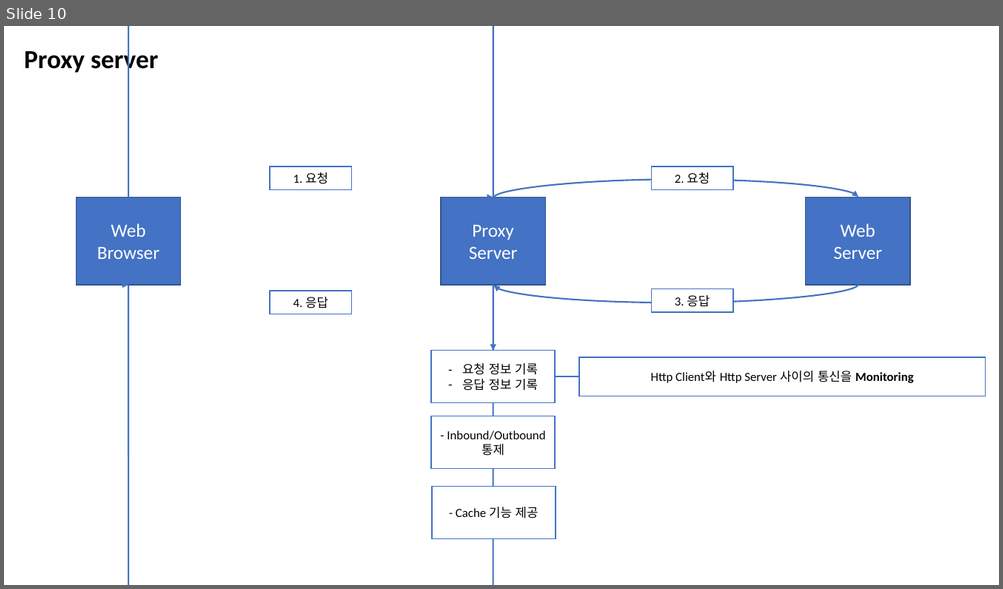
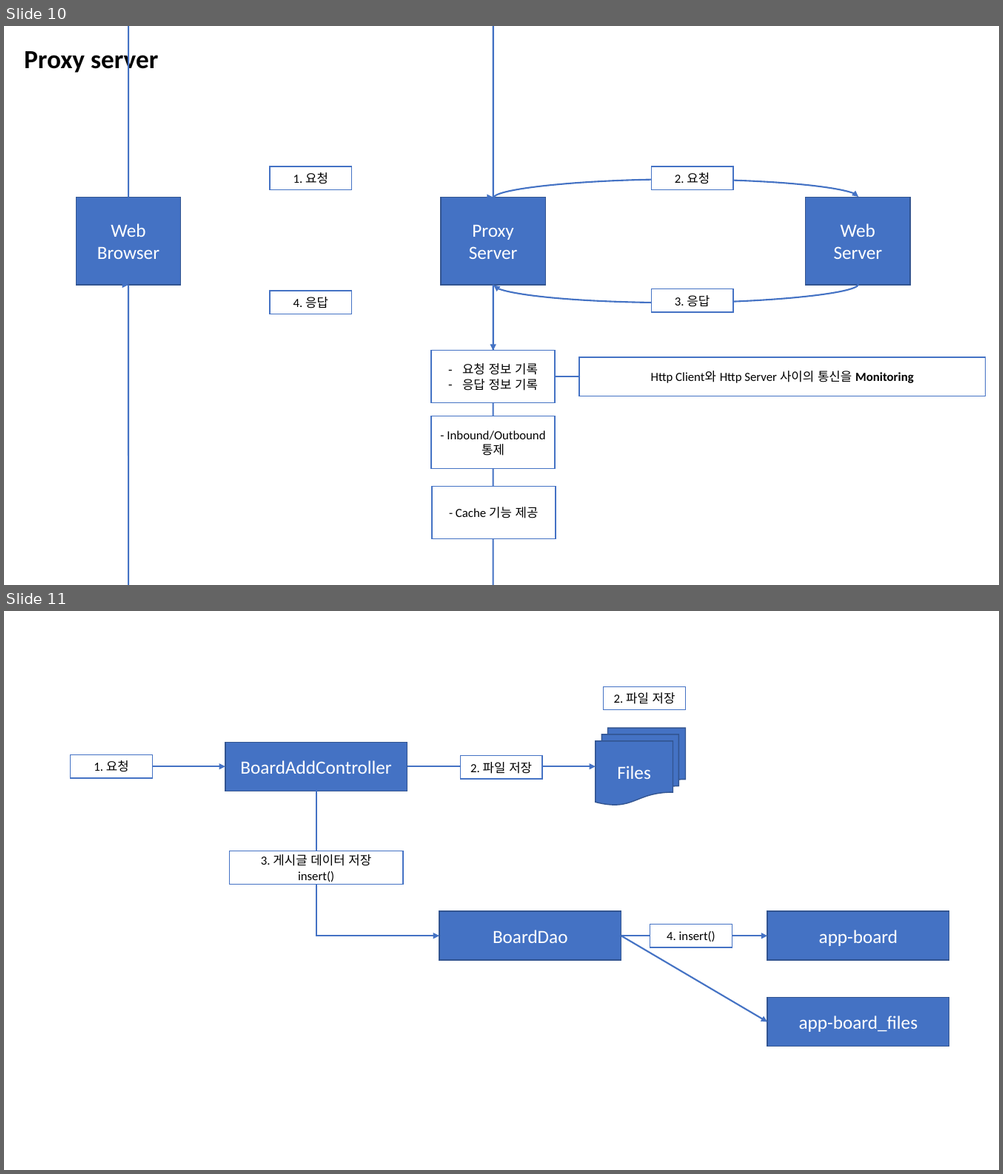
Before and after one commit to Dingadung/2022-study-workspace, a slide deck: study-note/자바/2022-09-30 내용정리.pptx. Shown one above the other, each under a label of ours: slide 10 before the commit, slides 10 and 11 after it. The pictures are 1003x589 and 1003x1174 pixels, drawn with LibreOffice and Linux fonts; fonts in the diff are those of the drawing. Boxes give left, top, right and bottom in pixels: in the first picture for what was removed or moved away, otherwise in the second. Text is boxed around its words. In the diff, an @@ line names an element or a change of style, - is before the commit and + after.

Commit message:
069. 파일 업로드 처리하기

```diff
--- a/study-note/자바/2022-09-30 내용정리.pptx
+++ b/study-note/자바/2022-09-30 내용정리.pptx
@@ slide 11 added at box(4, 611, 999, 1170), background #FFFFFF @@
@@ rectangle added at box(603, 687, 686, 710), fill #FFFFFF, outline #4472C4 1 pt, 12 pt, text #000000 @@
+2. 파일 저장
@@ rectangle added at box(225, 742, 407, 792), fill #4472C4, outline #325491 1 pt, 18 pt, text #FFFFFF @@
+BoardAddController
@@ flow chart multidocument added at box(596, 728, 686, 805), fill #4472C4, outline #325491 1 pt, 18 pt, text #FFFFFF @@
+Files
@@ rectangle added at box(71, 755, 153, 778), fill #FFFFFF, outline #4472C4 1 pt, 12 pt, text #000000 @@
+1. 요청
@@ rectangle added at box(460, 756, 542, 779), fill #FFFFFF, outline #4472C4 1 pt, 12 pt, text #000000 @@
+2. 파일 저장
@@ arrow added from (153, 767) to (225, 767), #4472C4 1.5 pt @@
@@ arrow added from (407, 767) to (596, 767), #4472C4 1.5 pt @@
@@ elbow arrow added from (316, 791) to (439, 937), #4472C4 1.5 pt @@
@@ rectangle added at box(229, 851, 403, 885), fill #FFFFFF, outline #4472C4 1 pt, 12 pt, text #000000 @@
+3. 게시글 데이터 저장
+insert()
@@ rectangle added at box(439, 911, 621, 961), fill #4472C4, outline #325491 1 pt, 18 pt, text #FFFFFF @@
+BoardDao
@@ rectangle added at box(767, 911, 949, 961), fill #4472C4, outline #325491 1 pt, 18 pt, text #FFFFFF @@
+app-board
@@ arrow added from (621, 937) to (767, 937), #4472C4 1.5 pt @@
@@ arrow added from (621, 937) to (767, 1022), #4472C4 1.5 pt @@
@@ rectangle added at box(650, 924, 732, 948), fill #FFFFFF, outline #4472C4 1 pt, 12 pt, text #000000 @@
+4. insert()
@@ rectangle added at box(767, 997, 949, 1047), fill #4472C4, outline #325491 1 pt, 18 pt, text #FFFFFF @@
+app-board_files
```
Also in this commit, not shown: 1 other slide added, 4 other files.
